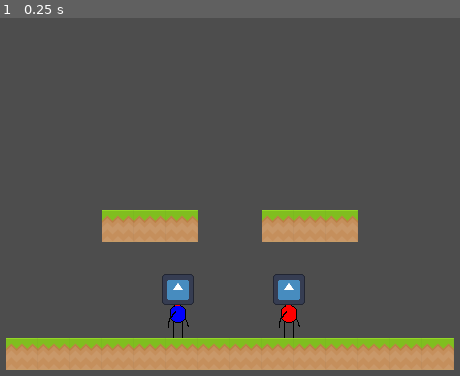
Above: before the commit, frame 1.
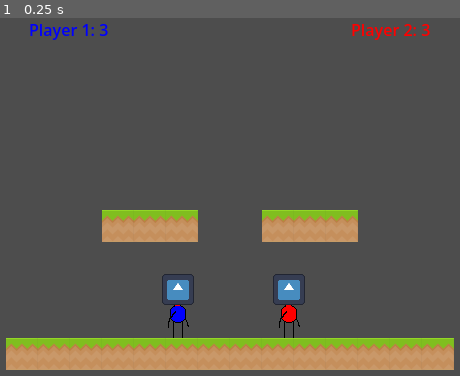
Above: after the commit, the same moment.

Repository: doctor-g/GGJ26
Game: Godot game, scene res://world/world.tscn
Two runs of this game, one before a commit and one after it. Both use one fixed random seed, a clock stepped at 60 frames per second and the inputs below. The engine's default icon, where the game draws it, is replaced by a stand-in: a white triangle on a blue panel in a dark square.
Inputs:
- Up to frame 1 (0.25 s): no input

The runs differ from the first frame. In frame 1, 0.5% of the frame differs, in the area x 6-94%, y 1-7%.

Commit message:
Show how many lives left for each player

Diff:
--- /dev/null
+++ b/project/world/lives_control.gd
@@ -0,0 +1,14 @@
+extends Label
+
+var number : int
+var player : Player
+
+func _ready() -> void:
+	modulate = player.color
+
+	_update_text()
+	player.life_lost.connect(_update_text)
+
+
+func _update_text() -> void:
+	text = "Player %d: %d" % [number, player.lives]
--- /dev/null
+++ b/project/world/lives_control.tscn
@@ -0,0 +1,14 @@
+[gd_scene format=3 uid="uid://btamdj4hwyusr"]
+
+[ext_resource type="Script" uid="uid://d0jxad70w1l7l" path="res://world/lives_control.gd" id="1_rmvx3"]
+
+[node name="LivesControl" type="Label" unique_id=883100199]
+anchors_preset = 15
+anchor_right = 1.0
+anchor_bottom = 1.0
+grow_horizontal = 2
+grow_vertical = 2
+size_flags_horizontal = 3
+text = "Player N: 0"
+horizontal_alignment = 1
+script = ExtResource("1_rmvx3")
--- a/project/world/player.gd
+++ b/project/world/player.gd
@@ -1,4 +1,12 @@
 class_name Player extends RefCounted
 
-var lives : int
+signal life_lost
+
+var lives : int:
+	set(value):
+		var old_lives := lives
+		lives = value
+		if lives < old_lives:
+			life_lost.emit()
+
 var color : Color
--- a/project/world/world.gd
+++ b/project/world/world.gd
@@ -16,6 +16,11 @@
 		player.color = COLORS[i]
 		player.lives = MAX_LIVES
 		_players.append(player)
+
+		var lives_control := preload("res://world/lives_control.tscn").instantiate()
+		lives_control.player = player
+		lives_control.number= i + 1
+		%LivesBox.add_child(lives_control)
 
 	var spawn_points := %SpawnPoints.get_children()
 	for i in spawn_points.size():
--- a/project/world/world.tscn
+++ b/project/world/world.tscn
@@ -35,3 +35,11 @@
 
 [node name="SpawnPoint2" type="Marker2D" parent="SpawnPoints" unique_id=1972516659]
 position = Vector2(379, 317)
+
+[node name="UI" type="CanvasLayer" parent="." unique_id=1415374583]
+
+[node name="LivesBox" type="HBoxContainer" parent="UI" unique_id=249763389]
+unique_name_in_owner = true
+anchors_preset = 10
+anchor_right = 1.0
+grow_horizontal = 2
Not shown, added: project/world/lives_control.gd.uid
